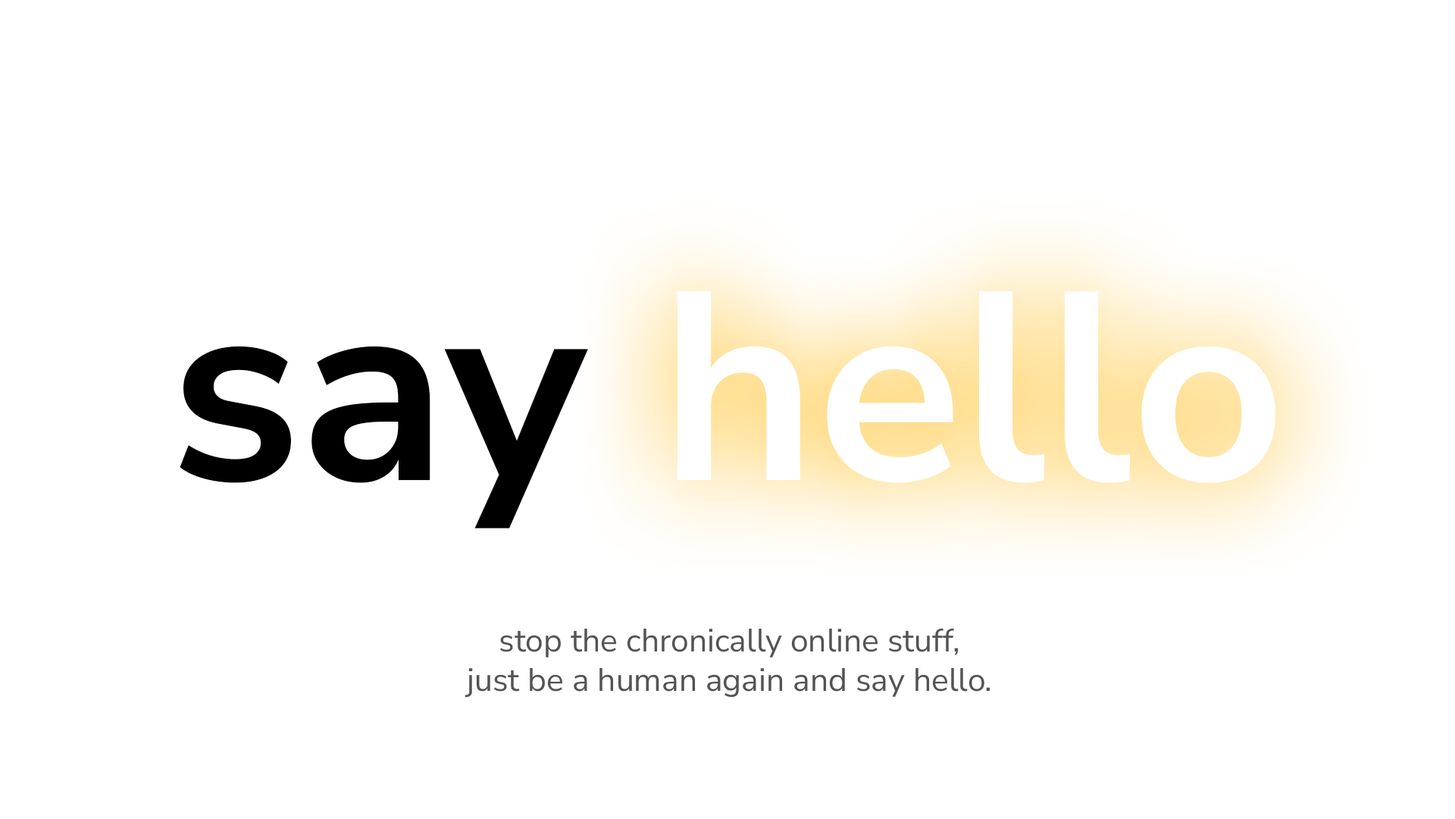
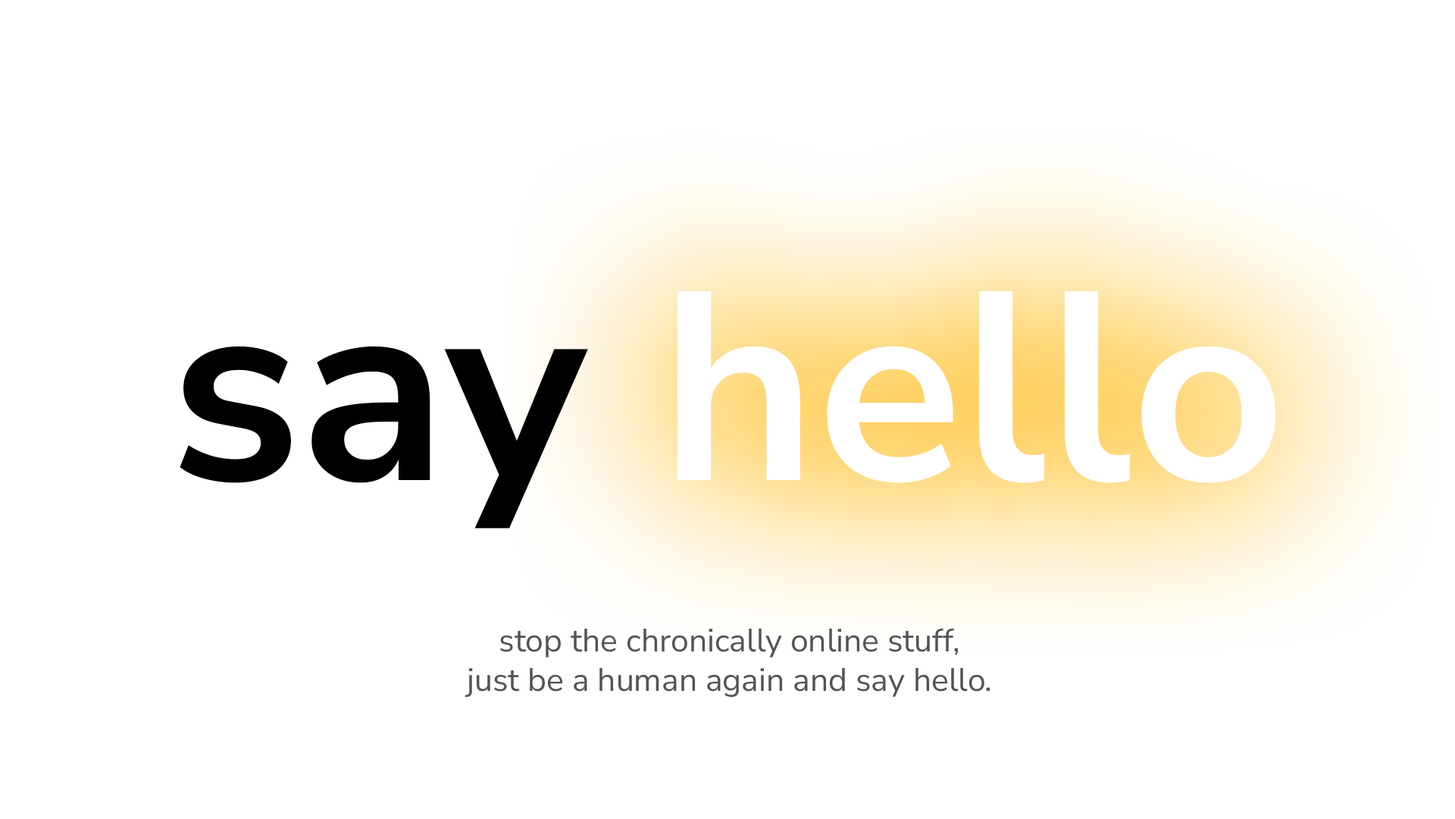
Two versions of the same layered image (1455×819). Layer-by-layer changes:
pixels changed over [513, 139, 1430, 644] (layer not identified)
